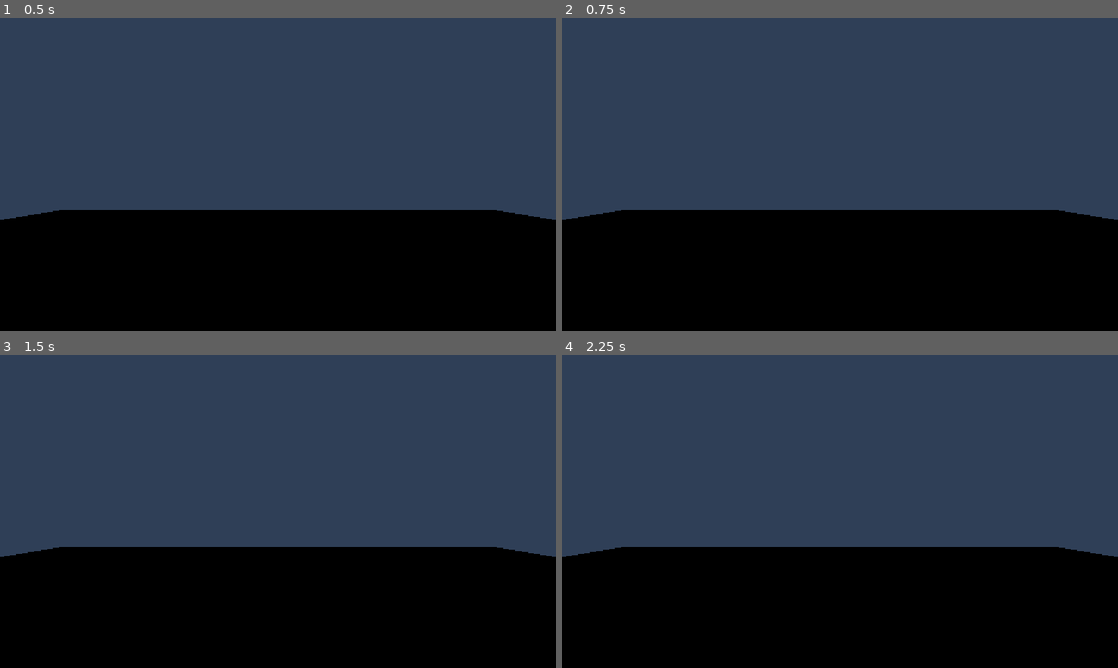
Above: before the commit, frames 1-4 (two rows, left to right).
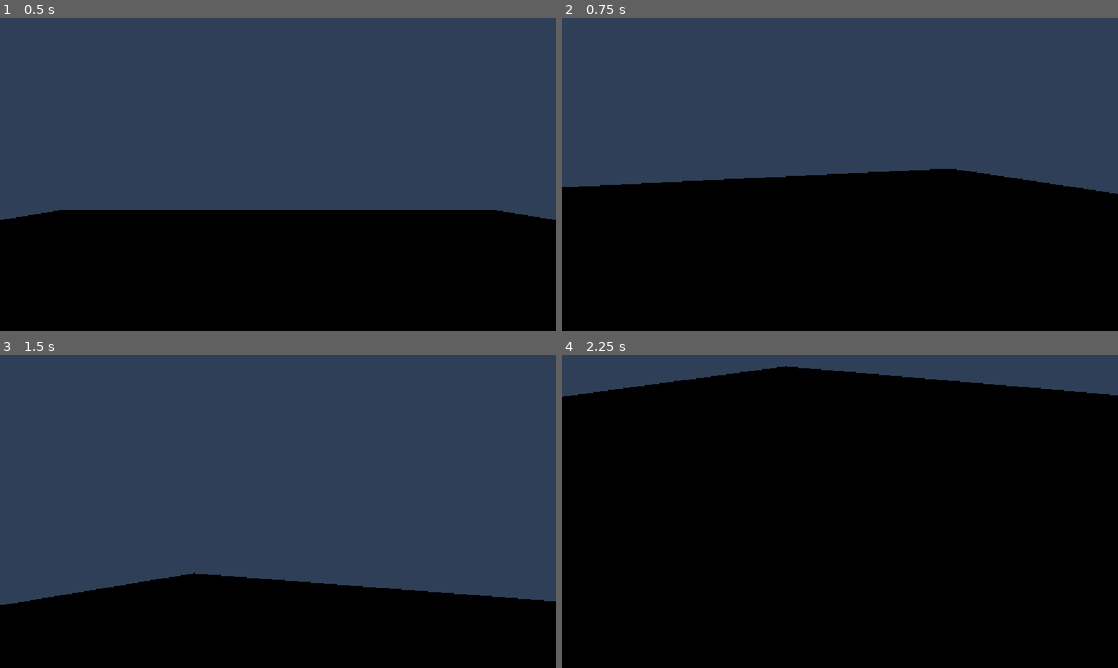
Above: after the commit, the same moments.

Repository: appellatebaton0/siege-5
Game: Godot game, scene res://scenes/main.tscn
Two runs of this game, one before a commit and one after it. Both use one fixed random seed, a clock stepped at 60 frames per second and the inputs below.
Inputs (mouse positions are in pixels of both pictures, inside the frame that each line leads up to):
- Up to frame 1 (0.5 s): no input
- Up to frame 2 (0.75 s): tap Enter at 0.5 s; move the mouse to (962, 158) at 0.52 s; hold D (right) from 0.53 s (still down)
- Up to frame 3 (1.5 s): tap Space at 1.25 s; move the mouse to (166, 527) at 1.27 s; release D (right) at 1.28 s; hold S (down) from 1.28 s (still down)
- Up to frame 4 (2.25 s): tap Enter at 2 s; move the mouse to (895, 442) at 2.02 s; release S (down) at 2.03 s; hold D (right) from 2.03 s (still down)

Frame 1 is identical in both runs. In frame 2, 10% of the frame differs, in the area x 0-100%, y 48-65%; in frame 3, 13%; in frame 4, 53%, in the area x 0-100%, y 3-65%.

Commit message:
v0.3 - Camera
- The camera works, though it definitely needs sensitivity tweaks, and I'll need to set up the UI before I make it capture the mouse.

Diff:
--- a/scenes/main.tscn
+++ b/scenes/main.tscn
@@ -1,8 +1,9 @@
-[gd_scene load_steps=11 format=3 uid="uid://dxycgxp18qyay"]
+[gd_scene load_steps=12 format=3 uid="uid://dxycgxp18qyay"]
 
 [ext_resource type="Script" uid="uid://cvqf1hrebc04p" path="res://scripts/bot.gd" id="1_0wfyh"]
 [ext_resource type="Script" uid="uid://b6iakww8271ns" path="res://scripts/bits/movemaster3d.gd" id="2_sugp2"]
 [ext_resource type="Script" uid="uid://djhmxrvyb8qik" path="res://scripts/bits/camera3d.gd" id="3_sugp2"]
+[ext_resource type="Script" uid="uid://b1o48vkwquyxs" path="res://scripts/values/node/manual_node.gd" id="4_jyhfs"]
 
 [sub_resource type="CapsuleShape3D" id="CapsuleShape3D_jyhfs"]
 
@@ -46,9 +47,16 @@
 [node name="Head" type="Node3D" parent="Player"]
 transform = Transform3D(1, 0, 0, 0, 1, 0, 0, 0, 1, 0, 0.5, 0)
 
-[node name="Camera3D" type="Camera3D" parent="Player/Head"]
+[node name="Camera3D" type="Camera3D" parent="Player/Head" node_paths=PackedStringArray("y_target", "x_target")]
 transform = Transform3D(1, 0, 0, 0, 1, 0, 0, 0, 1, 0, 0, -0.5702342)
 script = ExtResource("3_sugp2")
+y_target = NodePath("ManualNode")
+x_target = NodePath("ManualNode")
+
+[node name="ManualNode" type="Node" parent="Player/Head/Camera3D" node_paths=PackedStringArray("response")]
+script = ExtResource("4_jyhfs")
+response = NodePath("../..")
+metadata/_custom_type_script = "uid://b1o48vkwquyxs"
 
 [node name="StaticBody3D" type="StaticBody3D" parent="."]
 
--- a/scripts/bits/camera3d.gd
+++ b/scripts/bits/camera3d.gd
@@ -5,3 +5,17 @@
 @export var y_target:NodeValue
 ## The node to pass the X rotation to
 @export var x_target:NodeValue
+
+@export var sensitivity:float = 5
+
+func set_valid(value:NodeValue, amount:Vector3):
+	if value != null:
+		var node = value.value()
+		if node is Node3D:
+			node.rotation += amount
+
+
+func _input(event: InputEvent) -> void:
+	if event is InputEventMouseMotion:
+		set_valid(x_target, Vector3(event.relative.y * 0.001 * sensitivity, 0, 0))
+		set_valid(y_target, Vector3(0, event.relative.x * 0.001 * sensitivity, 0))
